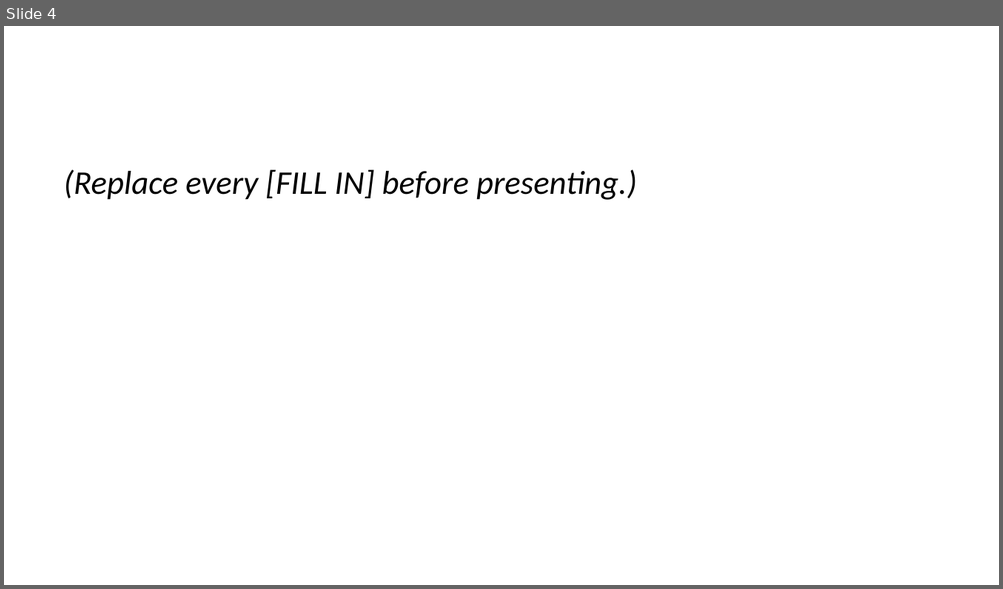
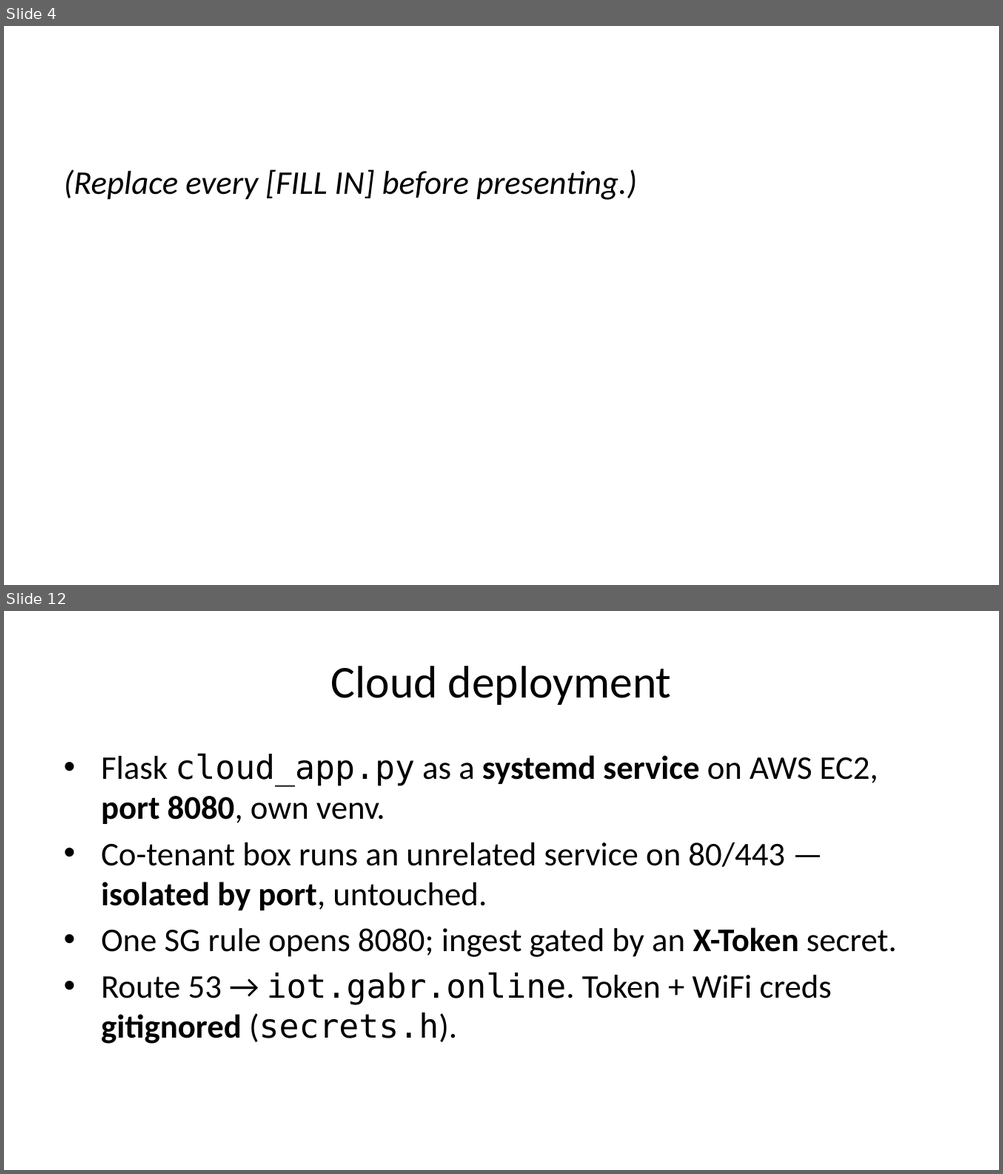
Before and after one commit to Gabrcodes/sunsand-iot-monitor, a slide deck: docs/slides.pptx. Shown one above the other, each under a label of ours: slide 4 before the commit, slides 4 and 12 after it; the slides between them are not shown. The pictures are 1003x589 and 1003x1174 pixels, drawn with LibreOffice and Linux fonts; fonts in the diff are those of the drawing. Boxes give left, top, right and bottom in pixels: in the first picture for what was removed or moved away, otherwise in the second. Text is boxed around its words. In the diff, an @@ line names an element or a change of style, - is before the commit and + after.

```diff
--- a/docs/slides.pptx
+++ b/docs/slides.pptx
@@ slide 12 added at [4,611,999,1170], background #FFFFFF @@
@@ title added at [331,666,671,705], 33 pt, text #000000 @@
+Cloud deployment
@@ text added at [101,753,896,1044], 24 pt, text #000000 @@
+• Flask cloud_app.py as a systemd service on AWS EC2, port 8080, own venv.
+• Co-tenant box runs an unrelated service on 80/443 — isolated by port, untouched.
+• One SG rule opens 8080; ingest gated by an X-Token secret.
+• Route 53 → iot.gabr.online. Token + WiFi creds gitignored (secrets.h).
```
Also in this commit, not shown: 12 slides changed, 2 other slides added, 3 slides removed, 15 other files.
